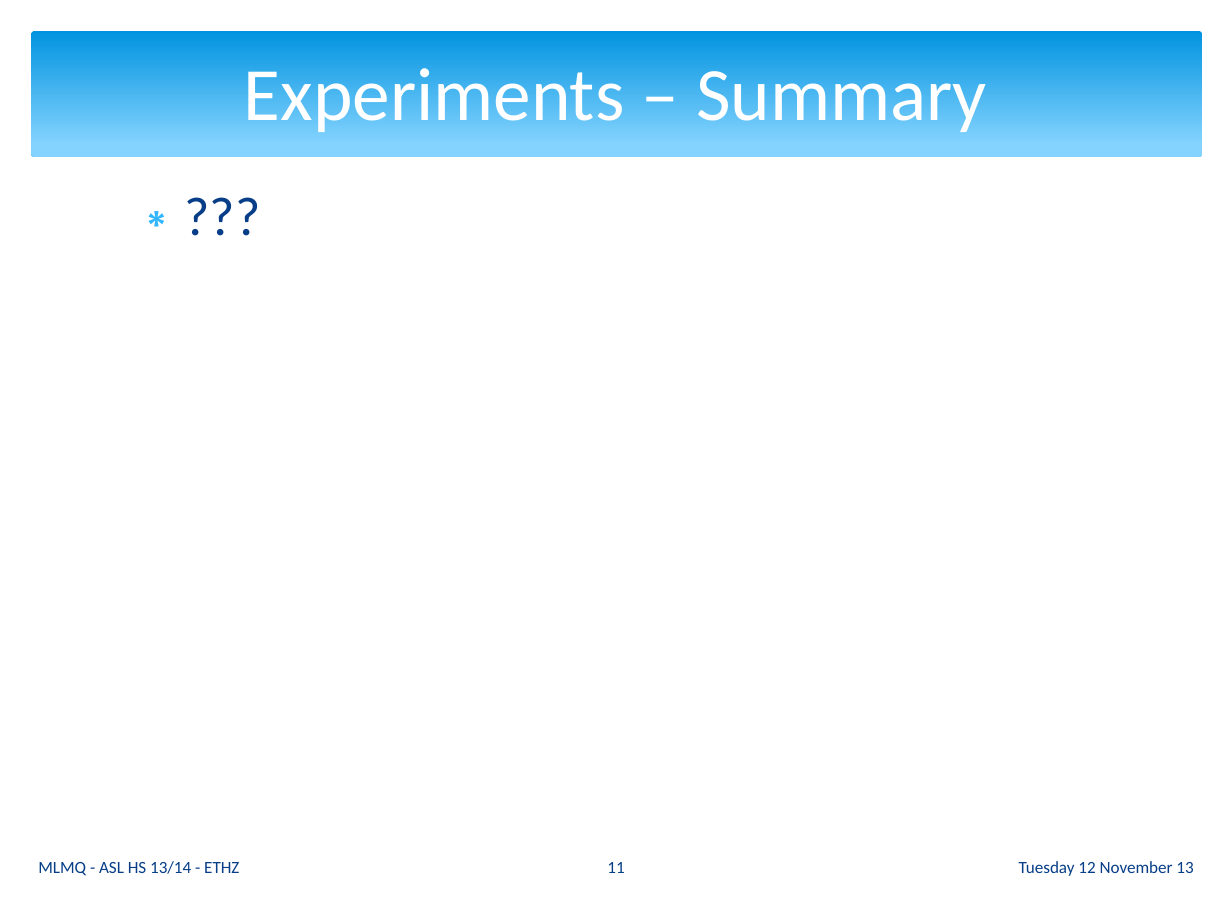
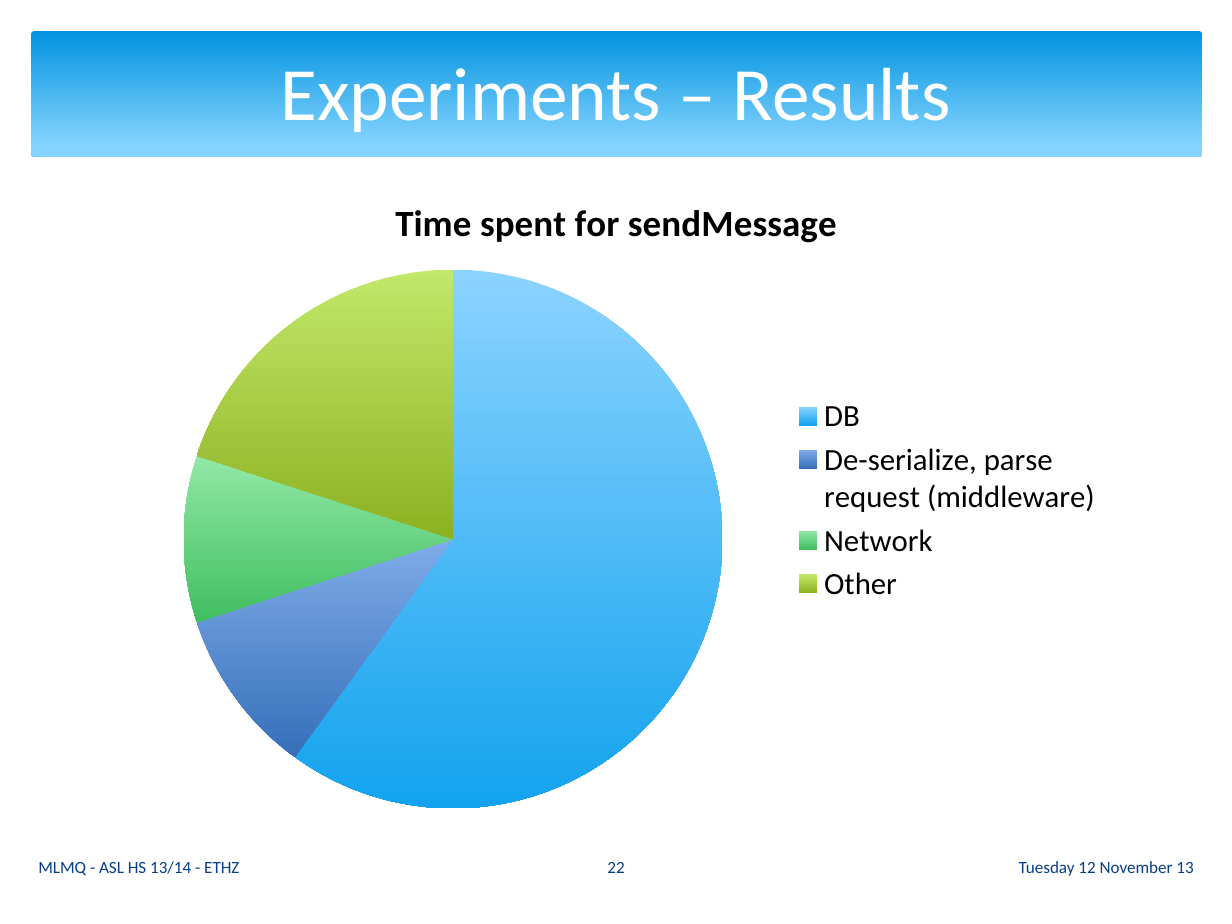
Before and after one commit to ganzm/AdvancedSystemsLab2013, a slide deck: slide 22 of doc/presentations/03 Milestone Presentation/mlmq.pptx (slide 11 before the commit). Drawn at 1232x924 pixels with LibreOffice and Linux fonts; fonts in the diff are those of the drawing. Boxes give left, top, right and bottom in pixels: in the first picture for what was removed or moved away, otherwise in the second. Text is boxed around its words. In the diff, an @@ line names an element or a change of style, - is before the commit and + after.

```diff
--- a/doc/presentations/03 Milestone Presentation/mlmq.pptx
+++ b/doc/presentations/03 Milestone Presentation/mlmq.pptx
@@ title at <box>280,58,951,133</box>: text changed @@
-Experiments – Summary
+Experiments – Results
@@ text removed at <box>117,175,1115,825</box> @@
-∗ ???
@@ pie chart added at <box>117,175,1115,825</box> @@
+title "Time spent for sendMessage"
+categories: DB, De-serialize, parse request (middleware), Network, Other
+Series 1: 60, 10, 10, 20
@@ page number at <box>607,862,624,873</box>: text changed @@
-11
+22
```
Also in this commit, not shown: 8 other slides changed, 13 slides added.
